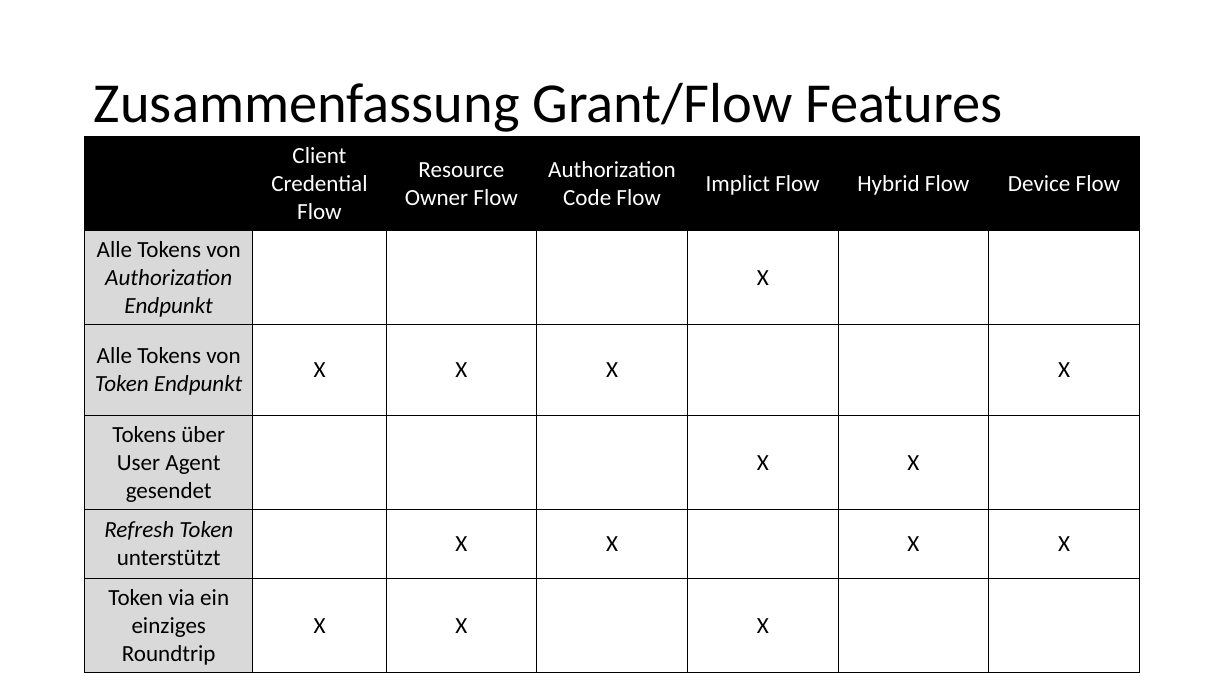
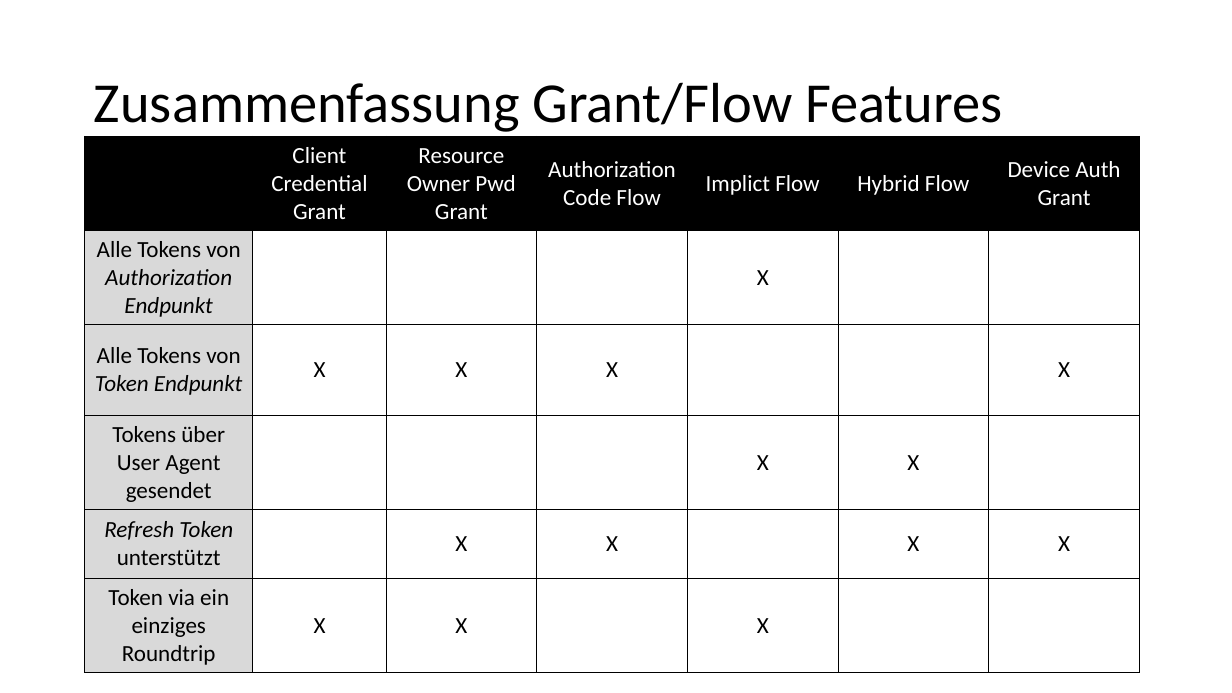
Before and after one commit to danielwagn3r/openid-workshop, a slide deck: slide 48 of OpenID Connect & OAuth.pptx. Drawn at 1232x693 pixels with LibreOffice and Linux fonts; fonts in the diff are those of the drawing. Boxes give left, top, right and bottom in pixels: in the first picture for what was removed or moved away, otherwise in the second. Text is boxed around its words. In the diff, an @@ line names an element or a change of style, - is before the commit and + after.

```diff
--- a/OpenID Connect & OAuth.pptx
+++ b/OpenID Connect & OAuth.pptx
@@ table at <box>85,137,1140,669</box> @@
-row 1:  | Client Credential Flow | Resource Owner Flow | Authorization Code Flow | Implict Flow | Hybrid Flow | Device Flow
+row 1:  | Client Credential Grant | Resource Owner Pwd Grant | Authorization Code Flow | Implict Flow | Hybrid Flow | Device Auth Grant
```
Also in this commit, not shown: 15 other slides changed, 1 slide added, 1 slide removed.
